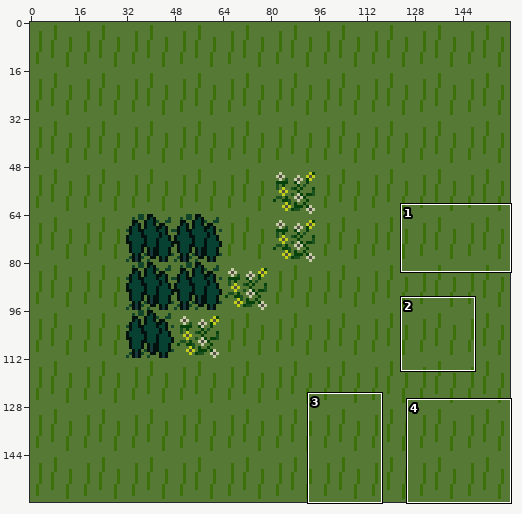
Edited in one commit: sprite sheet (assets/images/Map.png). Above: a wide view before the commit, with the close-up outlined.
Close-up. Earlier state:
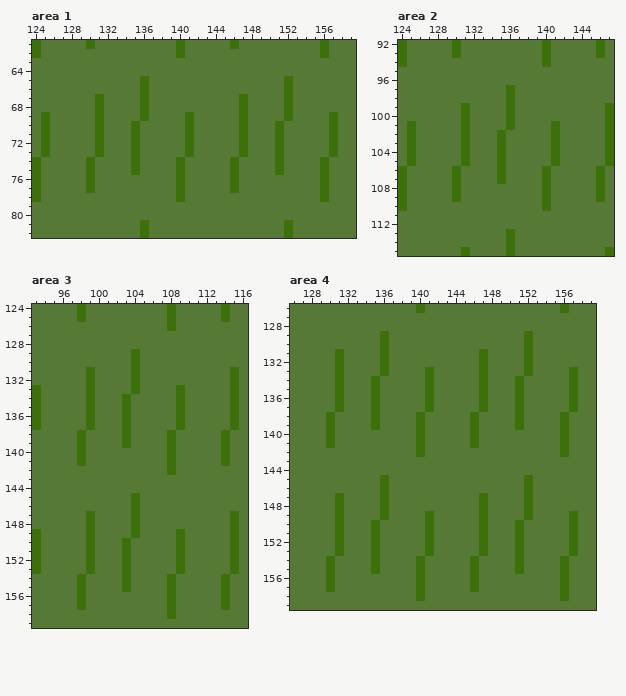
The file is 160x160 pixels. Shown: area 1: x 124..159, y 61..82; area 2: x 124..147, y 92..115; area 3: x 93..116, y 124..159; area 4: x 126..159, y 126..159. The commit also changed other parts of the picture, which this record leaves out.
The result:
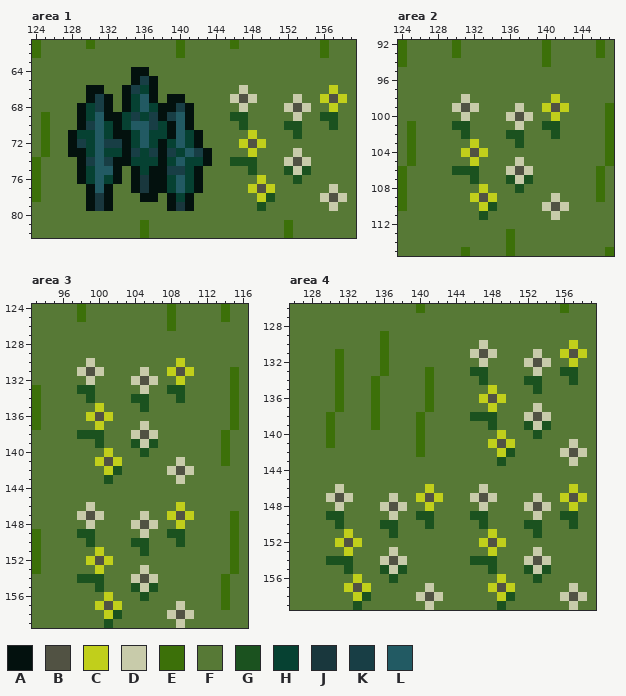
Palette (. is transparent): A #03110e  B #515243  C #c1cf1b  D #c8cbaa  E #3c7009  F #577936  G #1b521f  H #064132  J #19373d  K #183e45  L #225a63
Change:
Changed rows in their new state; - is an unchanged pixel.
Area 1:
first column x 128:
64 -------AA----------------------
65 -------AKA--------------F------
66 --AA--AKHA---------D----F----C-
67 --AKA-AHLA-AA-----DBD---FD--CBC
68 -AHKA-AHLHAAKA-----D----DBD--C-
69 -AHLAAHKHKAKLA----GG----FD--GG-
70 -AKLHAHLLKHALA-----G---FGG---G-
71 AHHLHAAHLHHALHA----FC--F-G---F-
72 AKHLKKAHLHAHLHA----CBC-F-----F-
73 AAHLHHAKHKAKHLKA---FC--F-D---F-
74 -AKLKAAHHHAHLHHA--GGG--FDBD-F--
75 -AHLLA-AHAAKKHA---F-G--FGDG-F--
76 -AHLHA-AJAAHLHA---F--C---G--F--
77 --ALA--AJAAHLHA---F-CBC-----FD-
78 --AJA---AA-AHA-------CG-----DBD
79 --AJA------AJA-------G-------D-
Area 2:
first column x 130:
 97 ------F------
 98 -D----F----C-
 99 DBD---FD--CBC
100 -D----DBD--C-
101 GG----FD--GG-
102 -G---FGG---G-
103 -FC--F-G---F-
104 -CBC-F-----F-
105 -FC--F-D---F-
106 GGG--FDBD-F--
107 F-G--FGDG-F--
108 F--C---G--F--
109 F-CBC-----FD-
110 ---CG-----DBD
111 ---G-------D-
Area 3:
first column x 98:
129 ------F------
130 -D----F----C-
131 DBD---FD--CBC
132 -D----DBD--C-
133 GG----FD--GG-
134 -G---FGG---G-
135 -FC--F-G---F-
136 -CBC-F-----F-
137 -FC--F-D---F-
138 GGG--FDBD-F--
139 F-G--FGDG-F--
140 F--C---G--F--
141 F-CBC-----FD-
142 ---CG-----DBD
143 ---G-------D-
145 ------F------
146 -D----F----C-
147 DBD---FD--CBC
148 -D----DBD--C-
149 GG----FD--GG-
150 -G---FGG---G-
151 -FC--F-G---F-
152 -CBC-F-----F-
153 -FC--F-D---F-
154 GGG--FDBD-F--
155 F-G--FGDG-F--
156 F--C---G--F--
157 F-CBC-----FD-
158 ---CG-----DBD
159 ---G-------D-
Area 4:
first column x 130:
129 ----------------------F------
130 -----------------D----F----C-
131 ----------------DBD---FD--CBC
132 -----------------D----DBD--C-
133 ----------------GG----FD--GG-
134 -----------------G---FGG---G-
135 -----------------FC--F-G---F-
136 -----------------CBC-F-----F-
137 -----------------FC--F-D---F-
138 ----------------GGG--FDBD-F--
139 ----------------F-G--FGDG-F--
140 ----------------F--C---G--F--
141 ----------------F-CBC-----FD-
142 -------------------CG-----DBD
143 -------------------G-------D-
145 ------F---------------F------
146 -D----F----C-----D----F----C-
147 DBD---FD--CBC---DBD---FD--CBC
148 -D----DBD--C-----D----DBD--C-
149 GG----FD--GG----GG----FD--GG-
150 -G---FGG---G-----G---FGG---G-
151 -FC--F-G---F-----FC--F-G---F-
152 -CBC-F-----F-----CBC-F-----F-
153 -FC--F-D---F-----FC--F-D---F-
154 GGG--FDBD-F-----GGG--FDBD-F--
155 F-G--FGDG-F-----F-G--FGDG-F--
156 F--C---G--F-----F--C---G--F--
157 F-CBC-----FD----F-CBC-----FD-
158 ---CG-----DBD------CG-----DBD
159 ---G-------D-------G-------D-
Where, in picture pixels (left, top, right, bottom), the same in both close-ups:
changed: (68, 67, 347, 211)
changed: (452, 85, 569, 220)
changed: (77, 349, 194, 628)
changed: (326, 331, 587, 610)
